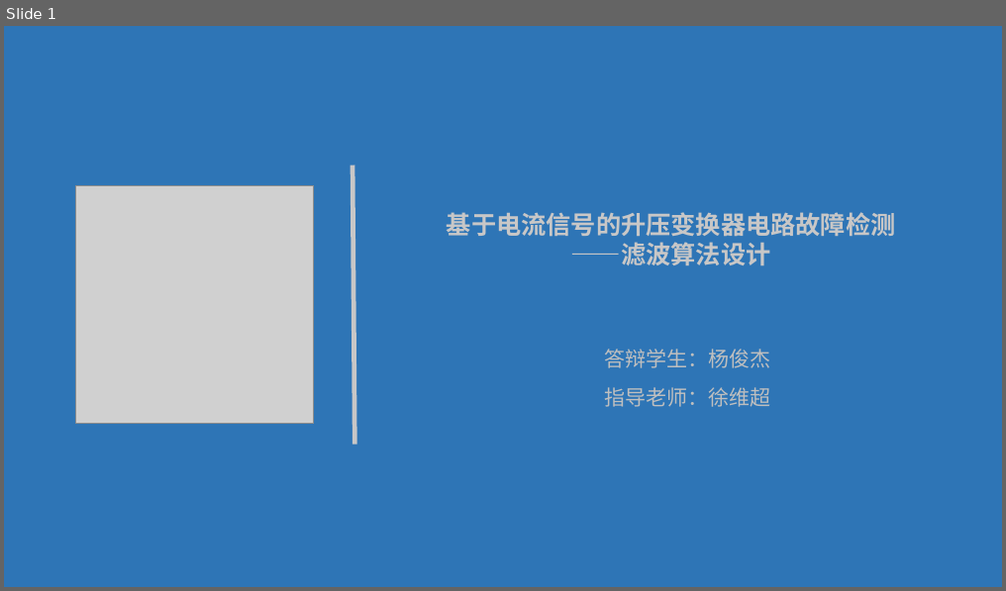
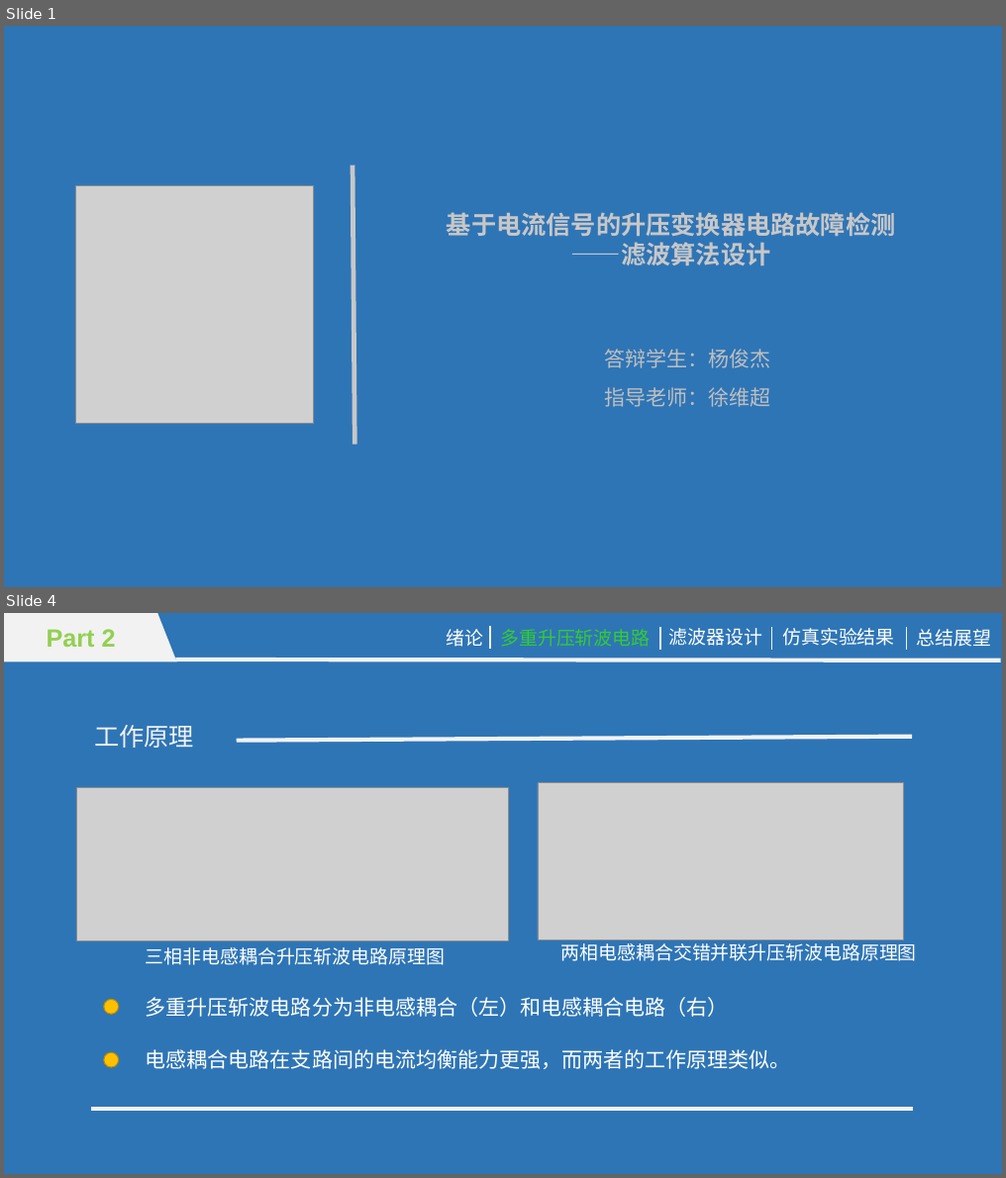
Before and after one commit to mcyang123/paper, a slide deck: 答辩.pptx. Shown one above the other, each under a label of ours: slide 1 before the commit, slides 1 and 4 after it; the slides between them are not shown. The pictures are 1006x591 and 1006x1178 pixels, drawn with LibreOffice and Linux fonts; fonts in the diff are those of the drawing; grey boxes stand for pictures. Boxes give left, top, right and bottom in pixels: in the first picture for what was removed or moved away, otherwise in the second. Text is boxed around its words. In the diff, an @@ line names an element or a change of style, - is before the commit and + after.

Commit message:
modified ppt 5.31

```diff
--- a/答辩.pptx
+++ b/答辩.pptx
@@ slide 4 added at [4,613,1002,1174], background #2E75B6 @@
@@ rectangle added at [4,613,157,662], fill #F2F2F2, 24 pt, text #92D050, bold @@
+Part 2
@@ right triangle added at [157,613,177,662], fill #F2F2F2 @@
@@ text added at [446,629,483,647], 18 pt, text #FFFFFF @@
+绪论
@@ line added from (491, 627) to (491, 649), #F2F2F2 1.5 pt @@
@@ text added at [500,629,649,647], 18 pt, text #33CC33 @@
+多重升压斩波电路
@@ line added from (660, 627) to (660, 649), #F2F2F2 1.5 pt @@
@@ text added at [668,628,761,646], 18 pt, text #FFFFFF @@
+滤波器设计
@@ line added from (772, 627) to (772, 649), #F2F2F2 1.5 pt @@
@@ text added at [782,628,894,646], 18 pt, text #FFFFFF @@
+仿真实验结果
@@ line added from (907, 627) to (907, 649), #F2F2F2 1.5 pt @@
@@ text added at [917,629,992,647], 18 pt, text #FFFFFF @@
+总结展望
@@ line added from (175, 660) to (1001, 661), #F2F2F2 4 pt @@
@@ text added at [94,725,194,748], 24 pt, text #F2F2F2 @@
+工作原理
@@ line added from (912, 737) to (237, 741), #F2F2F2 4 pt @@
@@ picture added at [76,788,508,942] @@
@@ picture added at [538,783,904,940] @@
@@ text added at [146,948,445,965], 18 pt, text #FFFFFF @@
+三相非电感耦合升压斩波电路原理图
@@ text added at [561,940,917,961], 18 pt, text #FFFFFF @@
+两相电感耦合交错并联升压斩波电路原理图
@@ text added at [146,997,729,1017], 20 pt, text #FFFFFF @@
+多重升压斩波电路分为非电感耦合（左）和电感耦合电路（右）
@@ ellipse added at [104,999,119,1014], fill #FFC000, outline #BD8E00 1 pt @@
@@ ellipse added at [104,1054,119,1068], fill #FFC000, outline #BD8E00 1 pt @@
@@ text added at [146,1050,791,1069], 20 pt, text #FFFFFF @@
+电感耦合电路在支路间的电流均衡能力更强，而两者的工作原理类似。
@@ line added from (914, 1109) to (91, 1109), #F2F2F2 4 pt @@
```
Also in this commit, not shown: 1 slide changed, 7 other slides added, 1 slide removed.
